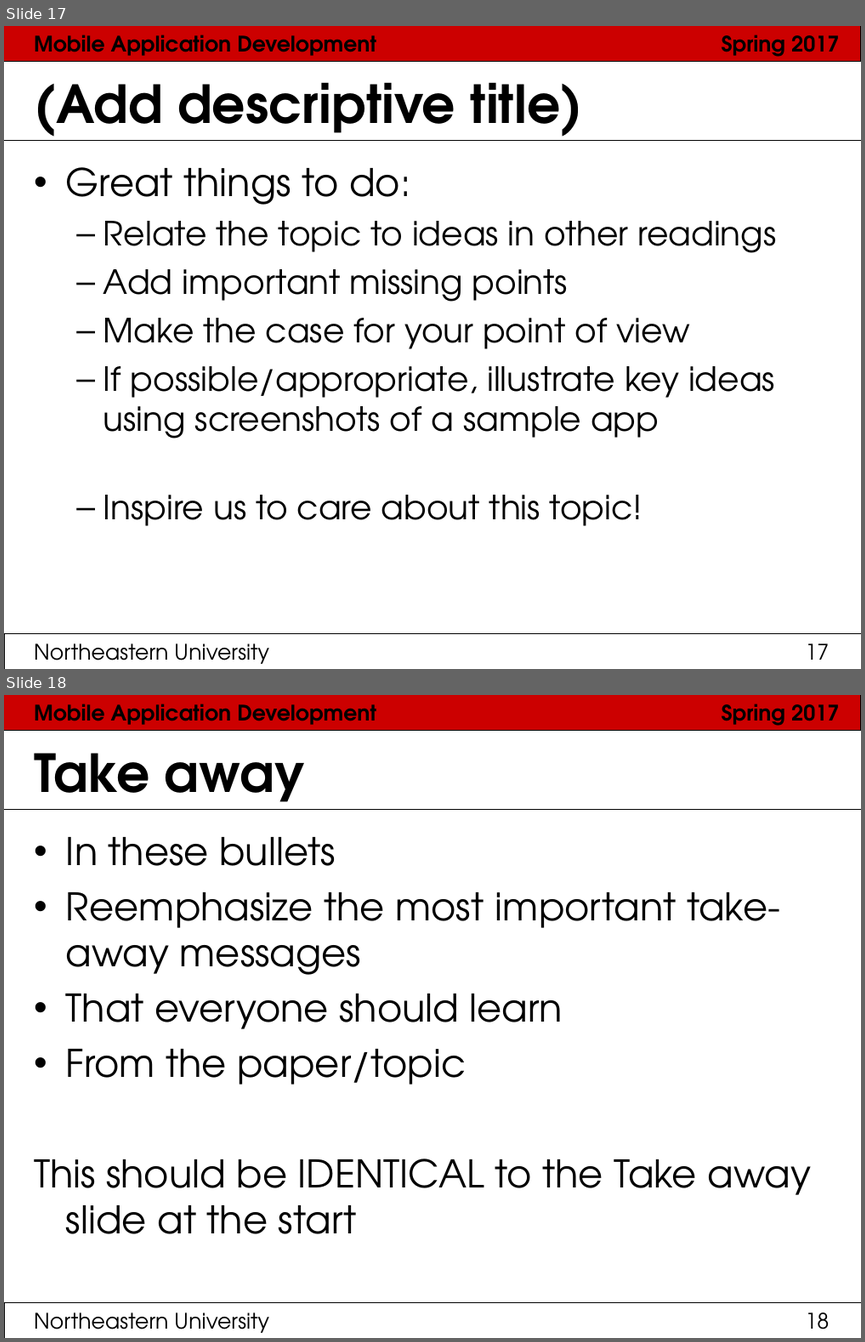
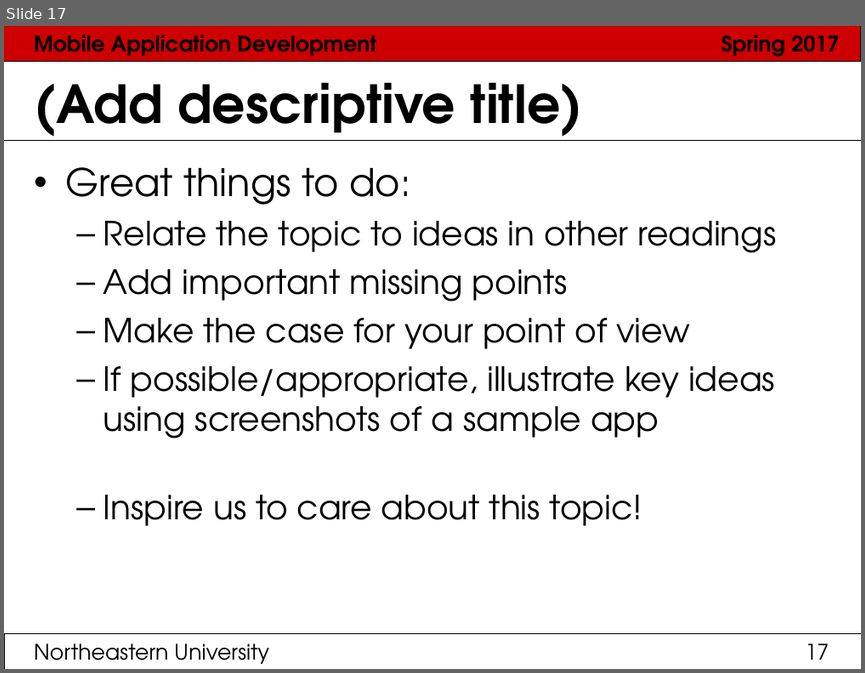
Before and after one commit to bharat94/MAD_Docs, a slide deck: PaperPresentation.ppt. Shown one above the other, each under a label of ours: slides 17 and 18 before the commit, slide 17 after it. The pictures are 865x1342 and 865x673 pixels, drawn with LibreOffice and Linux fonts; fonts in the diff are those of the drawing. Boxes give left, top, right and bottom in pixels: in the first picture for what was removed or moved away, otherwise in the second. Text is boxed around its words. In the diff, an @@ line names an element or a change of style, - is before the commit and + after.

```diff
--- a/PaperPresentation.ppt
+++ b/PaperPresentation.ppt
@@ slide 18 removed at (x1=4, y1=695, x2=861, y2=1338), background #FFFFFF; not listed: 6 template elements that a slide beside it also shows @@
@@ title removed at (x1=34, y1=753, x2=305, y2=810) @@
-Take away
@@ text removed at (x1=34, y1=837, x2=811, y2=1234) @@
-• In these bullets
-• Reemphasize the most important take-away messages
-• That everyone should learn
-• From the paper/topic
-This should be IDENTICAL to the Take away slide at the start
```
Also in this commit, not shown: 2 slides changed, 1 slide added.
